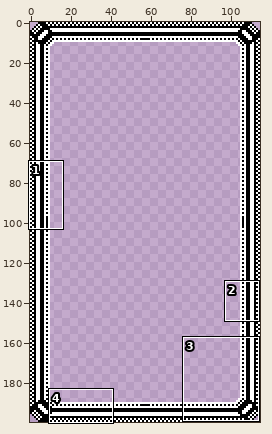
One commit to this pixel-art file: aseprite/UI/UI_Upgrade.aseprite. Above: a wide view before the commit, with the close-up outlined.
Close-up. Earlier state:
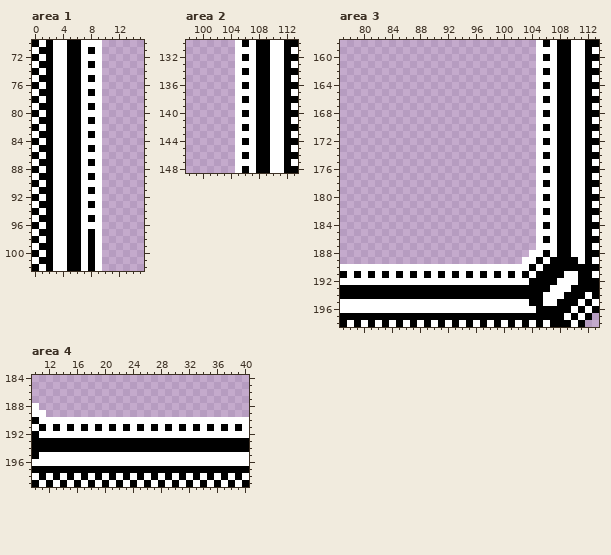
115x200 pixels, 1 frame. Shown: area 1: x 0..15, y 70..102; area 2: x 98..113, y 130..148; area 3: x 77..113, y 158..198; area 4: x 10..40, y 184..199. The commit also changed other parts of the picture, which this record leaves out.
After:
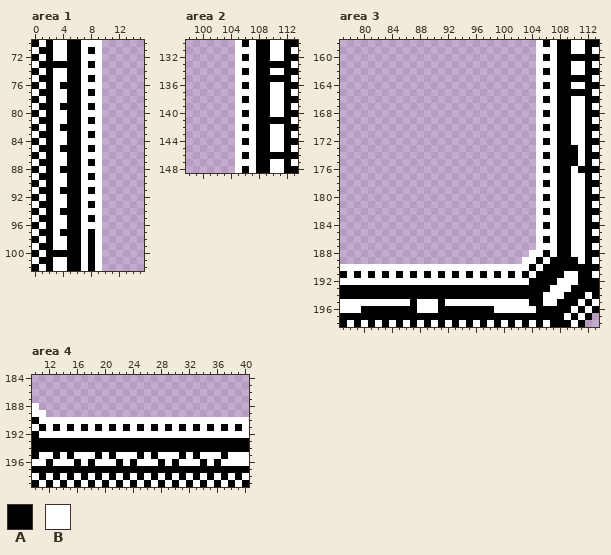
Palette (. is transparent): A #000000  B #ffffff
Edits made:
Area 1:
The author changed colour B to colour A in row 73 at x 3 to 4; in row 76 at x 4; in row 79 at x 4; in row 82 at x 4; in row 85 at x 4; in row 88 at x 4.
The author changed colour B to colour A in row 91 at x 4; in row 94 at x 4; in row 97 at x 4; in row 100 at x 3 to 4.
Area 2:
The author changed colour B to colour A in row 133 at x 110 to 111; in row 135 at x 110 to 111; in row 141 at x 110 to 111; in row 146 at x 110 to 111.
Area 3:
The author changed colour B to colour A in row 160 at x 110 to 111; in row 163 at x 110 to 111; in row 165 at x 110 to 111; in rows 173 to 175 at x 110; in row 176 at x 111; in row 195 at x 87 and 91.
The author changed colour B to colour A in row 196 at x 80 to 87 and 91 to 98.
Area 4:
The author changed colour B to colour A in row 195 at x 13, 15, 19, 21, 25, 27, 31, 33 and 37; in row 196 at x 12, 16, 18, 22, 24, 28, 30, 34 and 36.
Boxes around the changes in both close-ups, in picture pixels (x1, y1, x2, y2):
changed: (53, 61, 67, 257)
changed: (270, 61, 284, 82)
changed: (270, 117, 284, 124)
changed: (270, 152, 284, 159)
changed: (571, 54, 585, 96)
changed: (571, 145, 585, 173)
changed: (361, 299, 494, 313)
changed: (46, 452, 228, 466)
